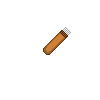
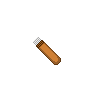
Revision of a layered 100 × 100 image; what changed, layer by layer:
painted on "Layer 1" over box(33, 27, 71, 65)
